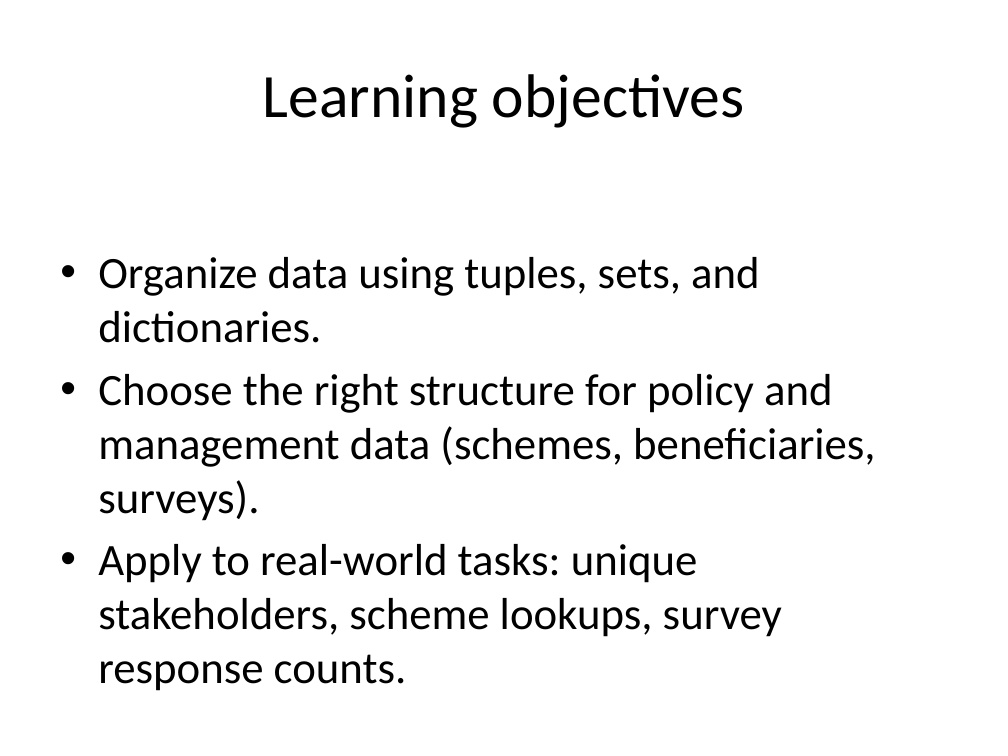
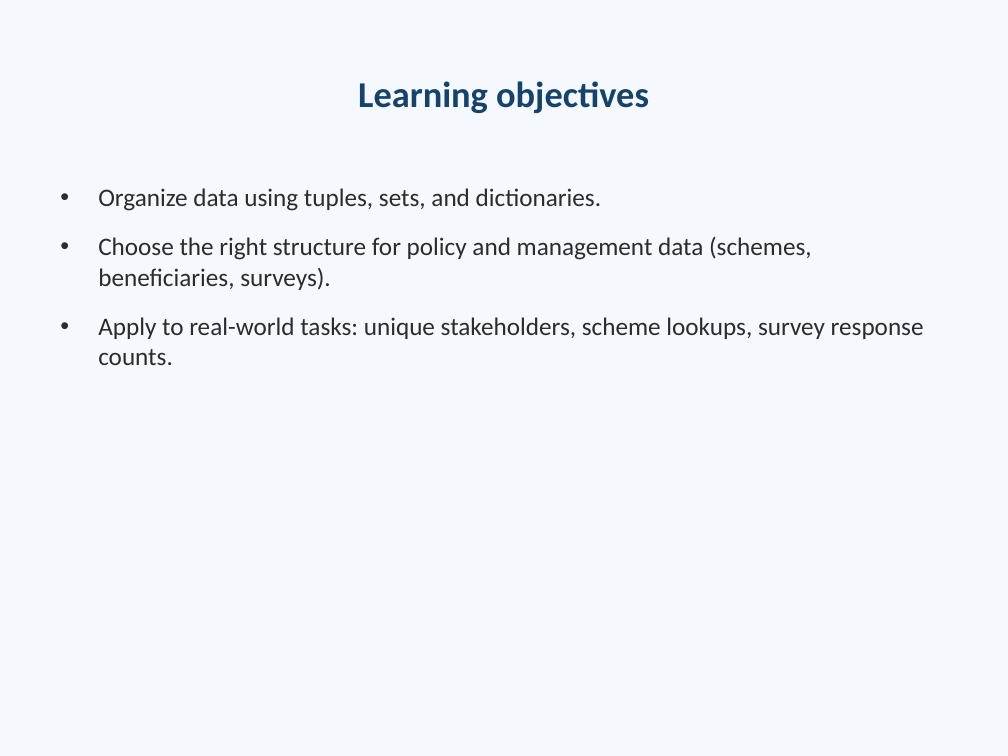
Before and after one commit to liveprasad/FoP_Sessions_8_9, a slide deck: slide 2 of Session8_Tuples_Sets_Dictionaries.pptx. Drawn at 1008x756 pixels with LibreOffice and Linux fonts; fonts in the diff are those of the drawing. Boxes give left, top, right and bottom in pixels: in the first picture for what was removed or moved away, otherwise in the second. Text is boxed around its words. In the diff, an @@ line names an element or a change of style, - is before the commit and + after.

```diff
--- a/Session8_Tuples_Sets_Dictionaries.pptx
+++ b/Session8_Tuples_Sets_Dictionaries.pptx
@@ background #FFFFFF to #F5F8FC @@
@@ title "Learning objectives" at (358, 81, 649, 113): size 44 to 26 pt, text colour #000000 to #15436C, bold on; more space between paragraphs @@
@@ text "Organize data using tuples, sets, ..." at (98, 188, 924, 365): size 32 to 18 pt, text colour #000000 to #2C2C2E; more space between paragraphs @@
```
Also in this commit, not shown: 9 other slides changed, 2 other files.
